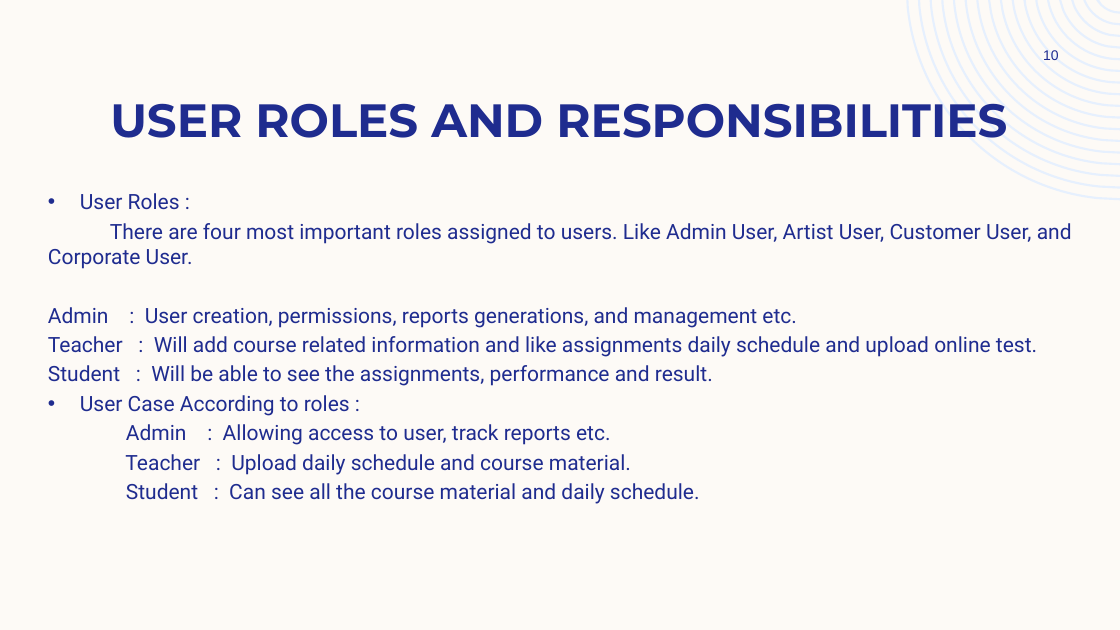
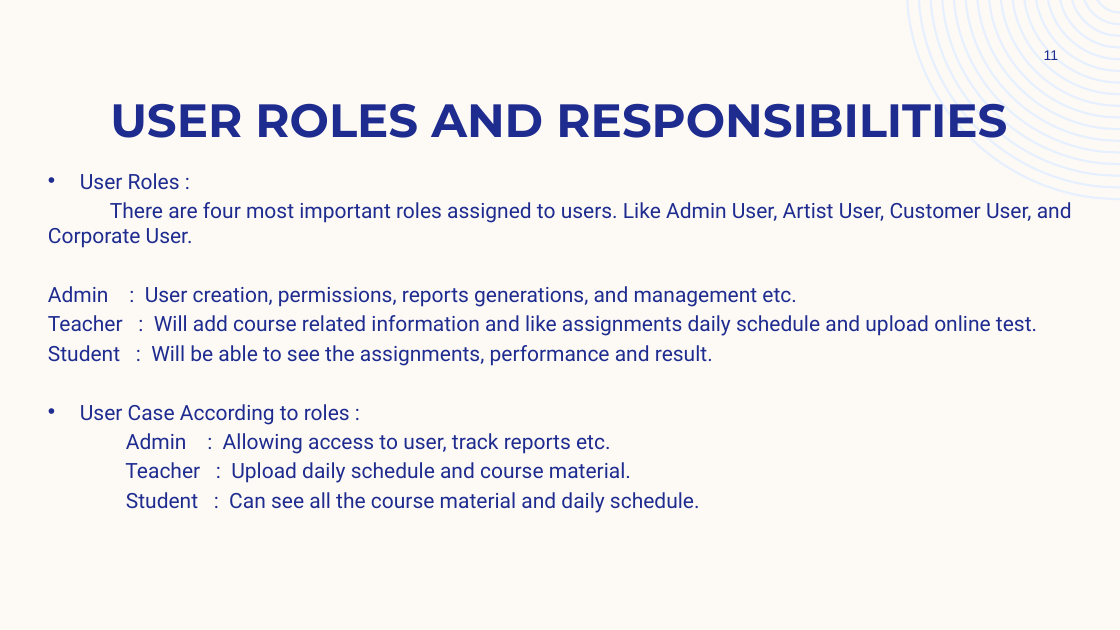
Before and after one commit to Sushil9731/Myproject, a slide deck: slide 11 of document/Learning Managemt System. (2).pptx (slide 10 before the commit). Drawn at 1120x630 pixels with LibreOffice and Linux fonts; fonts in the diff are those of the drawing. Boxes give left, top, right and bottom in pixels: in the first picture for what was removed or moved away, otherwise in the second. Text is boxed around its words. In the diff, an @@ line names an element or a change of style, - is before the commit and + after.

```diff
--- a/document/Learning Managemt System. (2).pptx
+++ b/document/Learning Managemt System. (2).pptx
@@ page number at box(1044, 50, 1058, 60): text changed @@
-10
+11
@@ text "User Roles :" rewrapped from box(48, 193, 1072, 504) to box(48, 173, 1072, 513) @@
```
Also in this commit, not shown: 7 other slides changed, 2 slides added.
